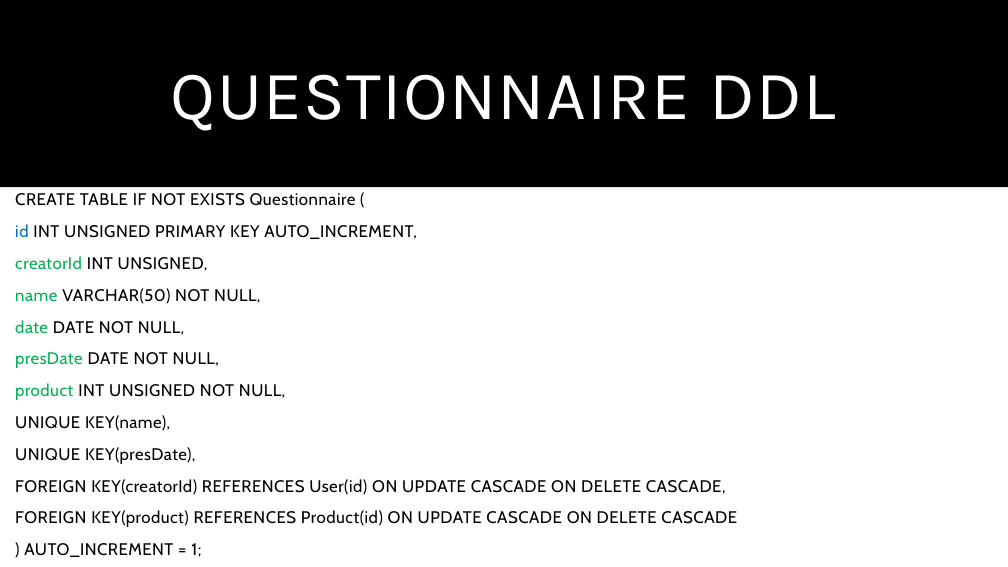
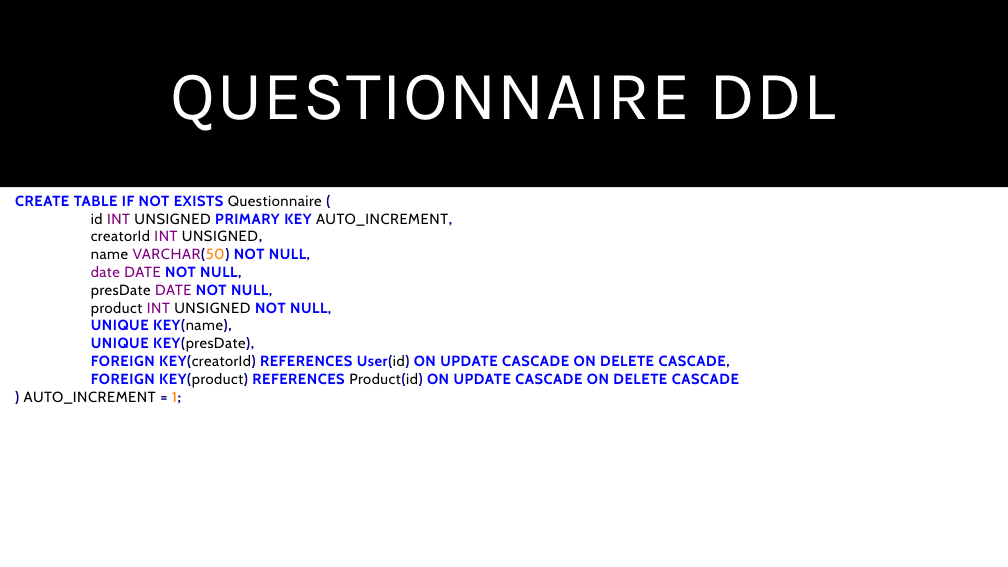
Before and after one commit to marcoPetriPolimi/db2-polimiProject-2020-2021, a slide deck: slide 9 of Presentazione.pptx. Drawn at 1008x567 pixels with LibreOffice and Linux fonts; fonts in the diff are those of the drawing. Boxes give left, top, right and bottom in pixels: in the first picture for what was removed or moved away, otherwise in the second. Text is boxed around its words. In the diff, an @@ line names an element or a change of style, - is before the commit and + after.

```diff
--- a/Presentazione.pptx
+++ b/Presentazione.pptx
@@ text "CREATE TABLE IF NOT EXISTS ..." at <box>15,195,739,404</box>: size 16 to 14 pt, highlight none to #FFFFFF; text colour #000000 to #0000FF in "CREATE TABLE IF NOT EXISTS", "PRIMARY KEY", "NOT NULL,", "NOT NULL," and 6 more places; text colour #000000 to #000080 in "(", "AUTO_INCREMENT,", "UNSIGNED,", "VARCHAR(50) NULL," and 8 more places; bold on in "CREATE TABLE IF NOT EXISTS (", "PRIMARY KEY AUTO_INCREMENT,", "UNSIGNED,", "VARCHAR(50) NOT NULL," and 8 more places; text colour #0070C0 to #000000 in "id"; text colour #000000 to #800080 in "INT", "INT", "VARCHAR(50)", "DATE" and 2 more places; text colour #00B050 to #000000 in "creatorId", "name", "presDate", "product"; text colour #000000 to #FF8000 in "VARCHAR(50)", "1;"; text colour #00B050 to #800080 in "date"; line spacing 0.9 to 1.01; less space between paragraphs @@
```
Also in this commit, not shown: 6 other slides changed, 1 other file.
